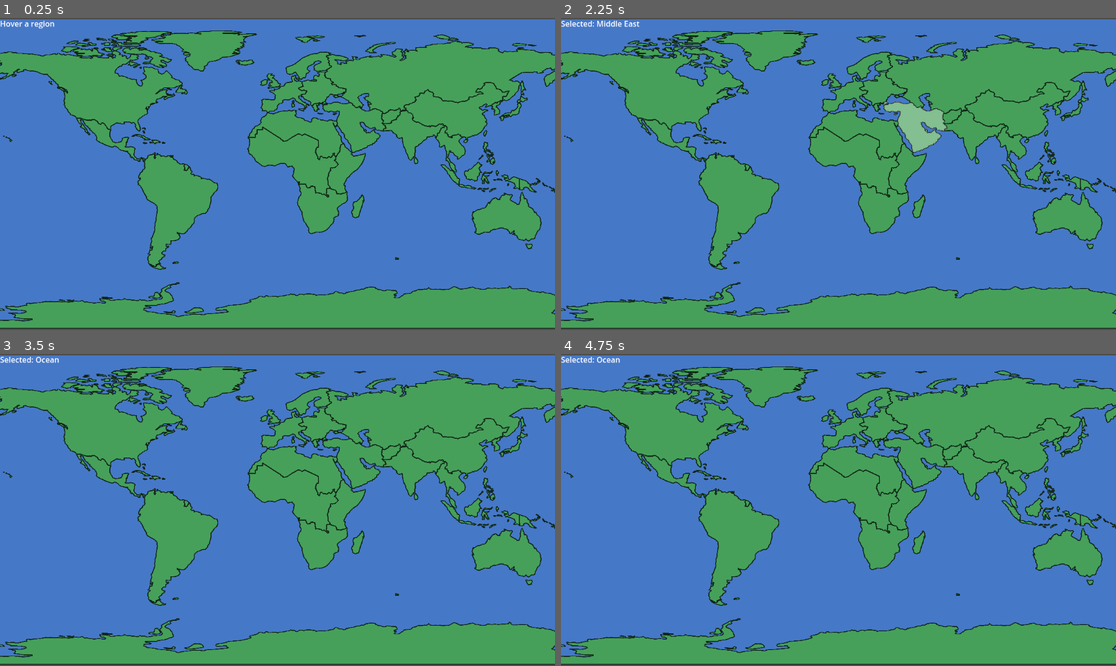
Above: before the commit, frames 1-4 (two rows, left to right).
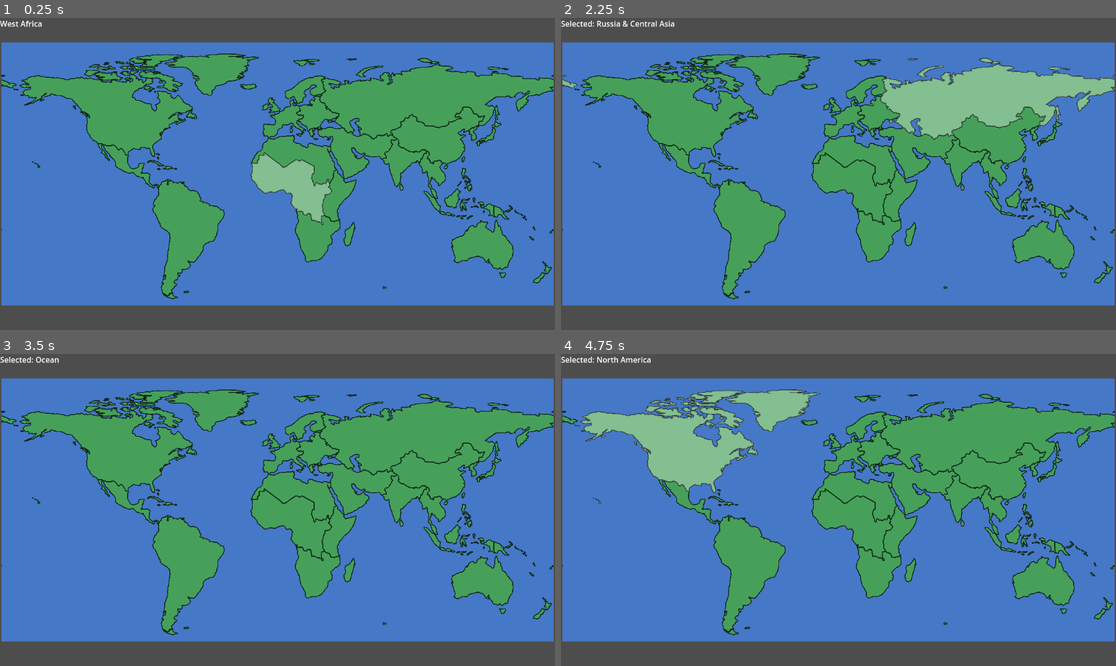
Above: after the commit, the same moments.

Repository: ChrisKnowles1987/Clippy
Game: Godot game, scene res://scenes/main.tscn
Same seed, same stepped clock (60 frames per second), same inputs: the game is played once before the commit and once after it. Before the commit the project starts from res://main.tscn.
Inputs (mouse positions are in pixels of both pictures, inside the frame that each line leads up to):
- Up to frame 1 (0.25 s): no input
- Up to frame 2 (2.25 s): tap Enter at 0.5, 2 s; move the mouse to (960, 158) at 0.52 s; click (960, 158) at 0.67 s; tap Space at 1.25 s; move the mouse to (727, 189) at 1.27 s; click (727, 189) at 1.42 s; move the mouse to (894, 105) at 2.02 s; click (894, 105) at 2.17 s
- Up to frame 3 (3.5 s): tap Space at 2.75 s; move the mouse to (249, 572) at 2.77 s; click (249, 572) at 2.92 s
- Up to frame 4 (4.75 s): tap Enter at 3.5 s; move the mouse to (1005, 556) at 3.52 s; click (1005, 556) at 3.67 s; tap Space at 4.25 s; move the mouse to (672, 463) at 4.27 s; click (672, 463) at 4.42 s

The runs differ from the first frame. In frame 1, 44% of the frame differs, in the area x 0-100%, y 0-100%; in frame 2, 47%; in frame 3, 43%; in frame 4, 46%.

Commit message:
Create MapController, remove antarctica

Diff:
--- a/main.tscn
+++ /dev/null
@@ -1,28 +0,0 @@
-[gd_scene load_steps=4 format=3 uid="uid://2ybm07j7qqkl"]
-
-[ext_resource type="Script" uid="uid://b3gffeo3avbp6" path="res://world_map.gd" id="1_h2yge"]
-[ext_resource type="Texture2D" uid="uid://cx5kw60po51el" path="res://assets/maps/clippy_world_region_borders_only.png" id="2_h2yge"]
-[ext_resource type="Texture2D" uid="uid://svijuua5rs6w" path="res://assets/maps/clippy_world_region_id_map.png" id="3_lquwl"]
-
-[node name="Node2D" type="Node2D"]
-script = ExtResource("1_h2yge")
-
-[node name="WorldMap" type="Sprite2D" parent="."]
-texture = ExtResource("2_h2yge")
-
-[node name="HighlightMap" type="Sprite2D" parent="."]
-
-[node name="RegionMap" type="Sprite2D" parent="."]
-visible = false
-position = Vector2(1, 1)
-texture = ExtResource("3_lquwl")
-
-[node name="Camera2D" type="Camera2D" parent="."]
-zoom = Vector2(0.313, 0.313)
-
-[node name="CanvasLayer" type="CanvasLayer" parent="."]
-
-[node name="RegionLabel" type="Label" parent="CanvasLayer"]
-offset_right = 40.0
-offset_bottom = 23.0
-text = "test"
--- a/world_map.gd
+++ b/map_controller.gd
@@ -1,7 +1,7 @@
 extends Node2D
 
 @onready var region_map = $RegionMap
-@onready var label = $CanvasLayer/RegionLabel
+@onready var label = $"../CanvasLayer/RegionLabel"
 @onready var highlight_map = $HighlightMap
 
 var region_image: Image
@@ -25,7 +25,6 @@
 	Color8(255, 250, 200): "Japan & Korea",
 	Color8(128, 0, 0): "Southeast Asia",
 	Color8(170, 255, 195): "Oceania",
-	Color8(128, 128, 128): "Antarctica"
 }
 
 var highlight_textures = {
@@ -45,7 +44,6 @@
 	"Japan & Korea": preload("res://assets/maps/highlights/japan_korea_highlight.png"),
 	"Southeast Asia": preload("res://assets/maps/highlights/southeast_asia_highlight.png"),
 	"Oceania": preload("res://assets/maps/highlights/oceania_highlight.png"),
-	"Antarctica": preload("res://assets/maps/highlights/antarctica_highlight.png")
 }
 
 func _ready():
--- /dev/null
+++ b/scenes/main.tscn
@@ -0,0 +1,32 @@
+[gd_scene load_steps=4 format=3 uid="uid://2ybm07j7qqkl"]
+
+[ext_resource type="Script" uid="uid://b3gffeo3avbp6" path="res://map_controller.gd" id="1_sugp2"]
+[ext_resource type="Texture2D" uid="uid://cx5kw60po51el" path="res://assets/maps/clippy_world_region_borders_only.png" id="2_jyhfs"]
+[ext_resource type="Texture2D" uid="uid://svijuua5rs6w" path="res://assets/maps/clippy_world_region_id_map.png" id="3_tbgi4"]
+
+[node name="Node2D" type="Node2D"]
+
+[node name="MapController" type="Node2D" parent="."]
+script = ExtResource("1_sugp2")
+
+[node name="WorldMap" type="Sprite2D" parent="MapController"]
+texture = ExtResource("2_jyhfs")
+
+[node name="HighlightMap" type="Sprite2D" parent="MapController"]
+visible = false
+texture = ExtResource("3_tbgi4")
+
+[node name="RegionMap" type="Sprite2D" parent="MapController"]
+visible = false
+position = Vector2(1, 1)
+texture = ExtResource("3_tbgi4")
+
+[node name="Camera2D" type="Camera2D" parent="."]
+zoom = Vector2(0.28, 0.321)
+
+[node name="CanvasLayer" type="CanvasLayer" parent="."]
+
+[node name="RegionLabel" type="Label" parent="CanvasLayer"]
+offset_right = 40.0
+offset_bottom = 23.0
+text = "test"
Binary file changed: assets/maps/clippy_world_region_borders_only.png
Binary file changed: assets/maps/clippy_world_region_id_map.png
Binary file removed: assets/maps/highlights/antarctica_highlight.png
Not shown, removed: assets/maps/highlights/antarctica_highlight.png.import
Binary file changed: assets/maps/highlights/central_america_caribbean_highlight.png
Binary file changed: assets/maps/highlights/china_highlight.png
Binary file changed: assets/maps/highlights/east_africa_highlight.png
Binary file changed: assets/maps/highlights/eastern_europe_highlight.png
Binary file changed: assets/maps/highlights/india_highlight.png
Binary file changed: assets/maps/highlights/japan_korea_highlight.png
Binary file changed: assets/maps/highlights/middle_east_highlight.png
Binary file changed: assets/maps/highlights/north_africa_highlight.png
(and 9 more such lines)
